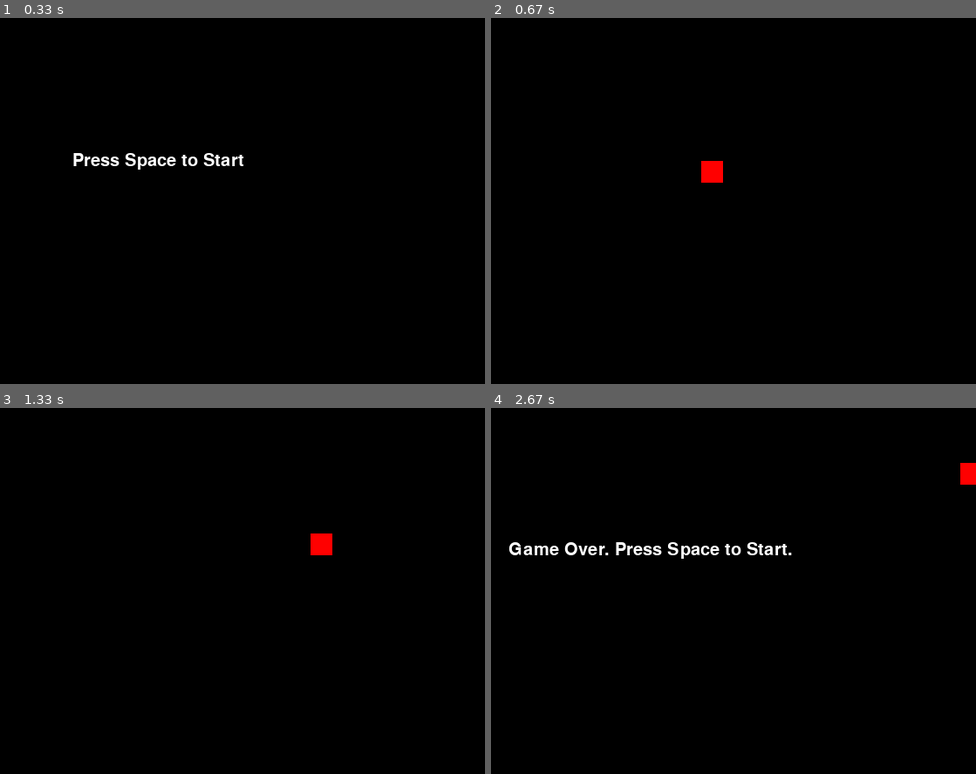
Above: before the commit, frames 1-4 (two rows, left to right).
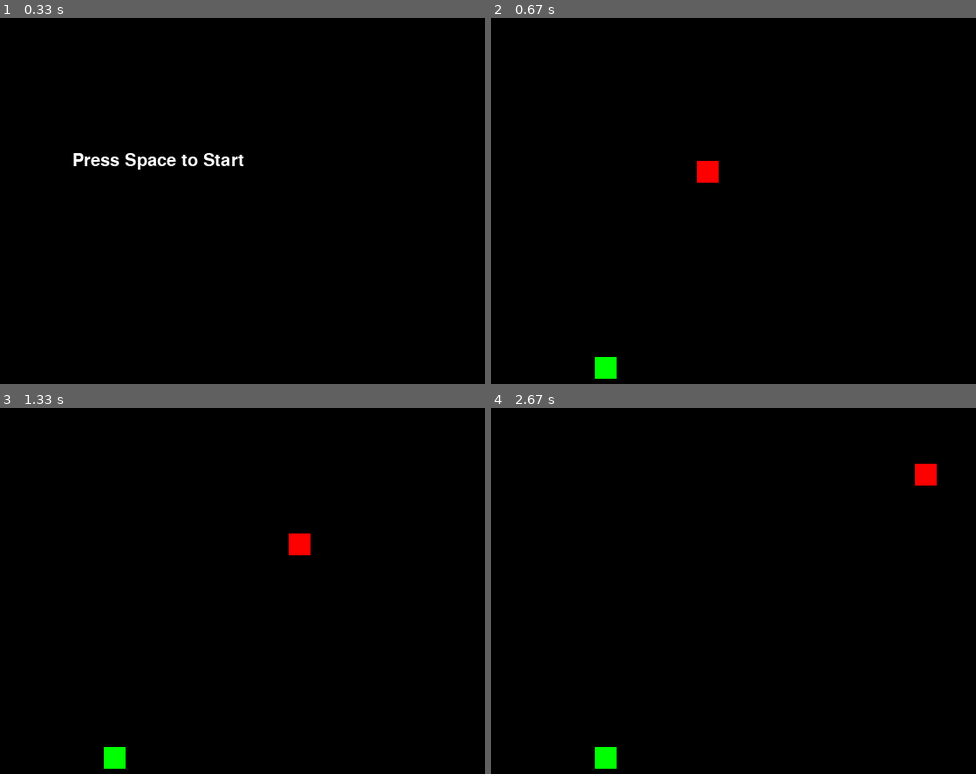
Above: after the commit, the same moments.

Repository: Dev-Chase/new_snake_pygame
Game: pygame game, started from main.py
The game is run twice, just before and just after one commit, with the same random seed, the same clock (stepped at 60 frames per second) and the same inputs.
Inputs:
- Up to frame 1 (0.33 s): no input
- Up to frame 2 (0.67 s): tap Space at 0.33 s
- Up to frame 3 (1.33 s): hold Up from 1.17 s (still down); tap Space at 1.23 s
- Up to frame 4 (2.67 s): tap Space at 1.53, 1.73, 2.03, 2.23, 2.53 s; release Up at 1.63 s; hold Right 1.67-2.13 s; hold Left from 2.17 s (still down)

Frame 1 is identical in both runs. In frame 2, 0.4% of the frame differs, in the area x 21-48%, y 39-99%; in frame 3, 0.8%; in frame 4, 1.7%, in the area x 3-100%, y 15-99%.

Commit message:
Added Food Movement and Collision

Diff:
--- a/cube.py
+++ b/cube.py
@@ -1,8 +1,9 @@
 from settings import *
+from random import randint
 
 
 class Cube(pygame.sprite.Sprite):
-    def __init__(self, pos, x_dir, y_dir, colour=player_colour, size=(tile_size, tile_size)):
+    def __init__(self, pos=(0, 0), x_dir=0, y_dir=0, colour=player_colour, size=(tile_size, tile_size)):
         # Initializing Parent Class
         super().__init__()
 
@@ -16,13 +17,28 @@
         self.rect.x += move_speed * self.direction.x
         self.rect.y += move_speed * self.direction.y
 
-    def change_dir(self, dir):
+    # Changing Direction
+    def change_dir(self, d):
         if self.on_tile():
-            self.direction.x = dir.x
-            self.direction.y = dir.y
+            self.direction.x = d.x
+            self.direction.y = d.y
 
+    # On Tile Check
     def on_tile(self):
         if self.rect.x % tile_size == 0 and self.rect.y % tile_size == 0:
             return True
         else:
             return False
+
+    # Randomize Position of Cube
+    def random_pos(self):
+        self.rect.x = randint(2, W-tile_size-2)
+        self.rect.y = randint(2, H-tile_size-2)
+
+    # Near Other Cube Check
+    def near(self, other_cube):
+        if abs(self.rect.centerx - other_cube.rect.centerx) >= tile_size * 1.5 and abs(
+                self.rect.centery - other_cube.rect.centery) >= tile_size * 1.5:
+            return False
+        else:
+            return True
--- a/main.py
+++ b/main.py
@@ -1,6 +1,7 @@
 # Run this file to play game
 from settings import *
 from snake import Snake
+from cube import Cube
 import sys
 from random import randint
 
@@ -29,6 +30,7 @@
     # Sprite Groups
     world_sprites = pygame.sprite.Group()
     snake = Snake()
+    food = Cube(colour=food_colour)
 
     # Game State Start
     game_state = game_states["start"]
@@ -38,6 +40,7 @@
     keys = pygame.key.get_pressed()
 
     while True:
+        screen.fill(bg_colour)
         display.fill(bg_colour)
 
         keys = pygame.key.get_pressed()
@@ -50,15 +53,34 @@
         if game_state == game_states["start"]:
             display.blit(start_text, start_text_rect.topleft)
             if keys[pygame.K_SPACE]:
+                # Resetting Snake and Food
+                snake.__init__()
+                food.__init__(colour=food_colour)
+                food.random_pos()
+                while snake.head.near(food):
+                    food.random_pos()
+
+                # Setting up and Starting the Playing State
                 game_state = game_states["playing"]
-                snake.__init__()
-                begin_game_state(world_sprites, [snake.body])
+                begin_game_state(world_sprites, [food, snake.body])
 
         # Playing Screen
         elif game_state == game_states["playing"]:
             snake.update(keys)
             world_sprites.update(keys)
-            if snake.out_of_bounds():
+            # print(any([snake.hit_cube(section) for section in snake.body.sprites()[1:]]))
+            # Food Collision Checks
+            if snake.hit_cube(food):
+                # Make the Snake Grow
+                snake.append_cube()
+                food.random_pos()
+
+                # Move the Food
+                while snake.head.near(food):
+                    food.random_pos()
+
+            # Game Over Checks
+            if snake.out_of_bounds() or any([snake.hit_cube(section) for section in snake.body.sprites()[1:]]):
                 game_state = game_states["game-over"]
                 screen_shake = FPS/8  # Screen Shake for an Eighth of a Second
                 begin_game_state(world_sprites, [snake.body])
@@ -67,9 +89,16 @@
         elif game_state == game_states["game-over"]:
             display.blit(game_over_text, game_over_text_rect.topleft)
             if keys[pygame.K_SPACE]:
+                # Resetting Snake and Food
+                snake.__init__()
+                food.__init__(colour=food_colour)
+                food.random_pos()
+                while snake.head.near(food):
+                    food.random_pos()
+
+                # Setting up and Starting the Playing State
                 game_state = game_states["playing"]
-                snake.__init__()
-                begin_game_state(world_sprites, [snake.body])
+                begin_game_state(world_sprites, [food, snake.body])
 
         world_sprites.draw(display)
 
@@ -77,10 +106,9 @@
         if screen_shake <= 0:
             screen_shake = 0
         else:
-            screen_offs.x = randint(-2, 2)
-            screen_offs.y = randint(-2, 2)
+            screen_offs.x = randint(-25, 25)/10
+            screen_offs.y = randint(-25, 25)/10
             screen_shake -= 1
-
 
         # Moving Display on Screen in Case of Screen Shake
         screen.blit(pygame.transform.scale(display, (W, H)), (screen_offs.x, screen_offs.y))
--- a/settings.py
+++ b/settings.py
@@ -1,9 +1,22 @@
+# Imports
 import pygame
-W = 750
-H = 600
-FPS = 40
 
-# Global Data goes here
+# Player Sizing
+tile_size = 25
+move_speed = 5
+
+# Big Picture Game Variables
+W = tile_size*30
+H = tile_size*24
+FPS = 35
+game_states = {
+    "start": 0,
+    "playing": 1,
+    "pause": 2,
+    "game-over": 3
+}
+
+# Global Colours Variables
 colours = {
     "white": (255, 255, 255),
     "green": (0, 255, 0),
@@ -23,21 +36,12 @@
 bg_colour = colours['black']
 fg_colour = colours['white']
 player_colour = colours['red']
-
-tile_size = 25
-move_speed = 5
-
-game_states = {
-    "start": 0,
-    "playing": 1,
-    "pause": 2,
-    "game-over": 3
-}
+food_colour = colours['green']
 
 
+# Global Functions
 def begin_game_state(sprite_list, new_sprites):
     sprite_list.empty()
-    # sprite_list.clear(surface, bg_colour)
 
     for sprite in new_sprites:
         sprite_list.add(sprite)
--- a/snake.py
+++ b/snake.py
@@ -14,13 +14,16 @@
         pass
 
     def update(self, keys):
+        # Horizontal Movement Checks
         if keys[pygame.K_LEFT] and not self.head.direction.x == 1:
             self.direction.x = -1
             self.direction.y = 0
         elif keys[pygame.K_RIGHT] and not self.head.direction.x == -1:
             self.direction.x = 1
             self.direction.y = 0
-        elif keys[pygame.K_UP] and not self.head.direction.y == 1:
+
+        # Vertical Movement Checks
+        if keys[pygame.K_UP] and not self.head.direction.y == 1:
             self.direction.x = 0
             self.direction.y = -1
         elif keys[pygame.K_DOWN] and not self.head.direction.y == -1:
@@ -30,11 +33,20 @@
         # Insert for loop to Change Body Directions
         self.head.change_dir(self.direction)  # (keep trying every frame until on tile)
 
+    # Out of Bounds Check
     def out_of_bounds(self):
         if self.head.rect.left < 0 or self.head.rect.right > W or self.head.rect.top < 0 or self.head.rect.bottom > H:
             return True
         else:
             return False
 
+    # Cube Hit Check
+    def hit_cube(self, cube):
+        return self.head.rect.colliderect(cube.rect)
+
+    # Snake Growing Function  #TODO Implement
+    def append_cube(self):
+        pass
+
     def draw(self, surface):
         self.body.draw(surface)
